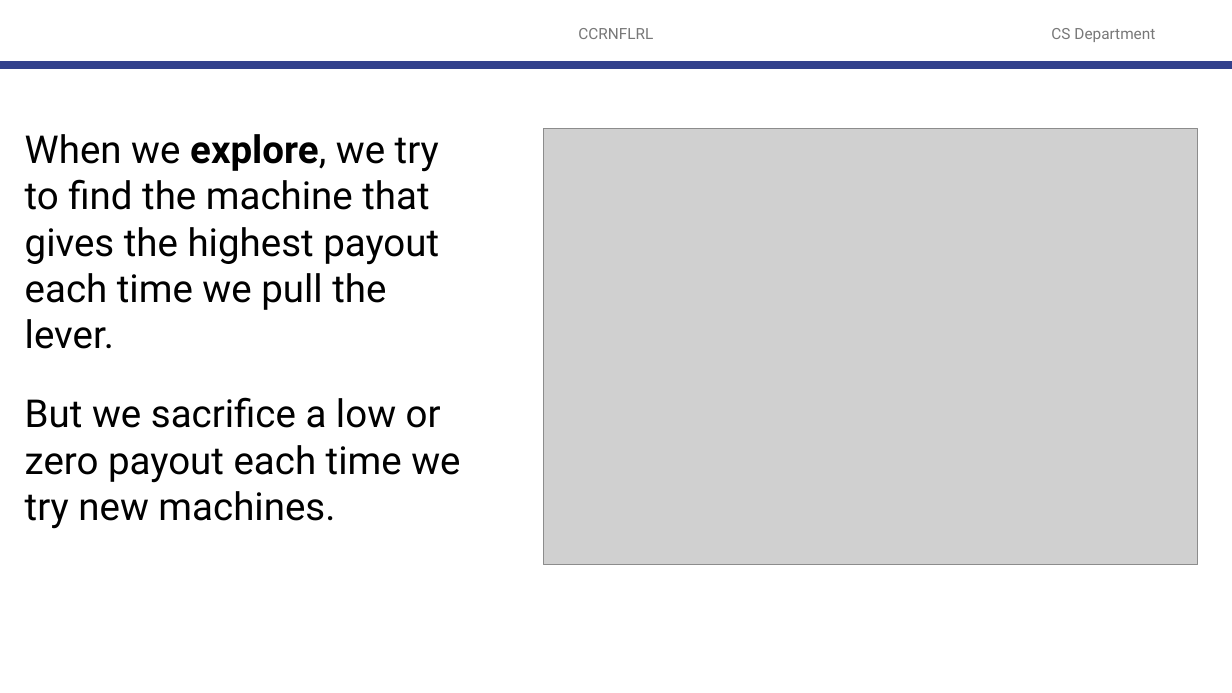
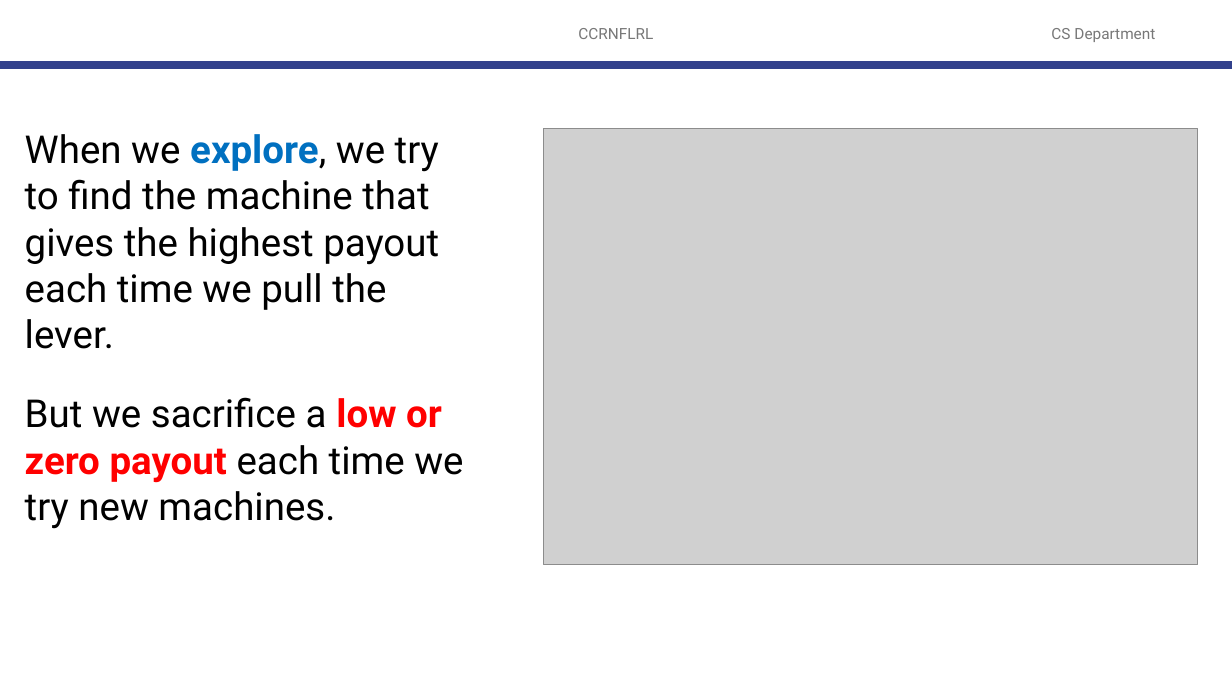
Before and after one commit to robitussin/CCRNFLRL, a slide deck: slide 7 of 9 - Exploration and Exploitation/Exploration and Exploitation.pptx. Drawn at 1232x693 pixels with LibreOffice and Linux fonts; fonts in the diff are those of the drawing; grey boxes stand for pictures; background and template pictures are left out. Boxes give left, top, right and bottom in pixels: in the first picture for what was removed or moved away, otherwise in the second. Text is boxed around its words. In the diff, an @@ line names an element or a change of style, - is before the commit and + after.

```diff
--- a/9 - Exploration and Exploitation/Exploration and Exploitation.pptx
+++ b/9 - Exploration and Exploitation/Exploration and Exploitation.pptx
@@ text "When we explore, we try ..." at <box>25,134,439,349</box>: text colour #000000 to #0070C0 in "explore," @@
@@ text "But we sacrifice a low ..." at <box>25,397,463,529</box>: text colour #000000 to #FF0000, bold on in "low or zero payout" @@
```
Also in this commit, not shown: 31 other slides changed, 46 slides added, 12 slides removed, 1 other file.
